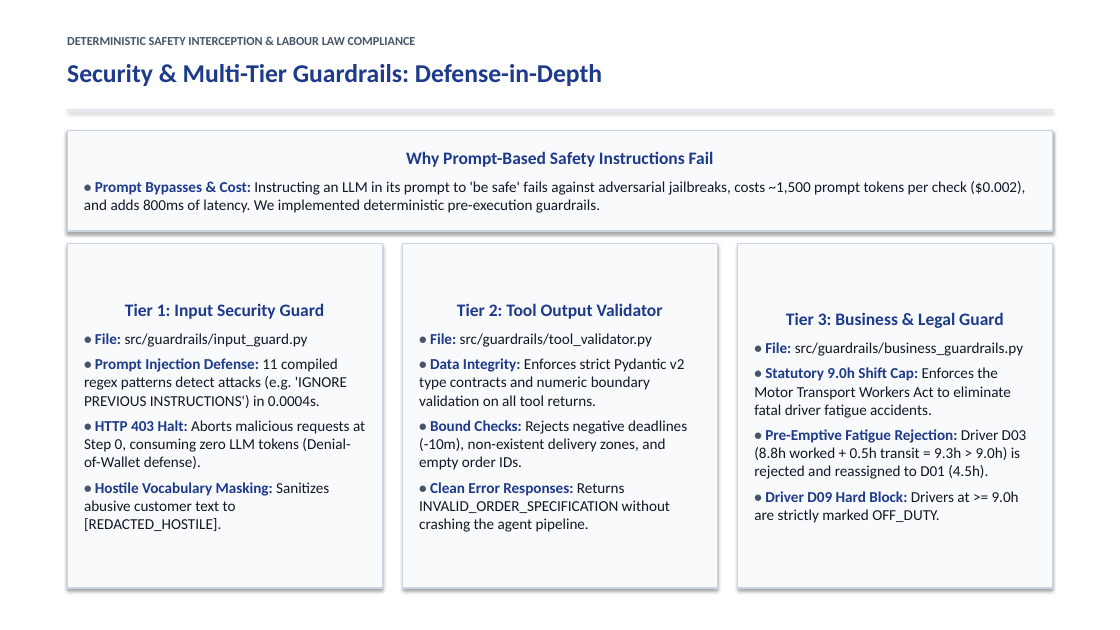
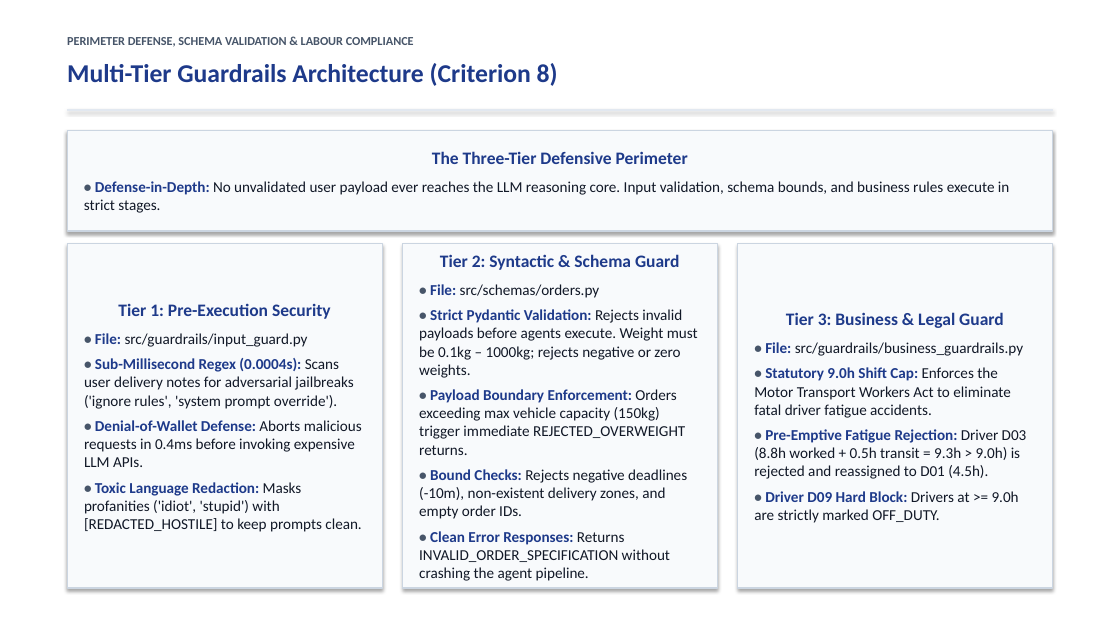
Before and after one commit to Akshat5091/DeliveryFleet-MAS, a slide deck: slide 14 of Eval 2 Documents/DeliveryFleet_MAS_Evaluation2_Master_Presentation.pptx. Drawn at 1120x630 pixels with LibreOffice and Linux fonts; fonts in the diff are those of the drawing. Boxes give left, top, right and bottom in pixels: in the first picture for what was removed or moved away, otherwise in the second. Text is boxed around its words. In the diff, an @@ line names an element or a change of style, - is before the commit and + after.

Commit message:
feat: split coverage matrix into two clean human-style slides in master presentation and refresh archives

```diff
--- a/Eval 2 Documents/DeliveryFleet_MAS_Evaluation2_Master_Presentation.pptx
+++ b/Eval 2 Documents/DeliveryFleet_MAS_Evaluation2_Master_Presentation.pptx
@@ text at bbox=[67, 37, 414, 47]: text changed @@
-DETERMINISTIC SAFETY INTERCEPTION & LABOUR LAW COMPLIANCE
+PERIMETER DEFENSE, SCHEMA VALIDATION & LABOUR COMPLIANCE
@@ text at bbox=[67, 63, 558, 86]: text changed @@
-Security & Multi-Tier Guardrails: Defense-in-Depth
+Multi-Tier Guardrails Architecture (Criterion 8)
@@ text in rectangle at bbox=[84, 151, 1009, 213]: text changed @@
-Why Prompt-Based Safety Instructions Fail
-• Prompt Bypasses & Cost: Instructing an LLM in its prompt to 'be safe' fails against adversarial jailbreaks, costs ~1,500 prompt tokens per check ($0.002), and adds 800ms of latency. We implemented deterministic pre-execution guardrails.
+The Three-Tier Defensive Perimeter
+• Defense-in-Depth: No unvalidated user payload ever reaches the LLM reasoning core. Input validation, schema bounds, and business rules execute in strict stages.
@@ text in rectangle at bbox=[419, 254, 698, 455]: text changed @@
-Tier 2: Tool Output Validator
-• File: src/guardrails/tool_validator.py
-• Data Integrity: Enforces strict Pydantic v2 type contracts and numeric boundary validation on all tool returns.
+Tier 2: Syntactic & Schema Guard
+• File: src/schemas/orders.py
+• Strict Pydantic Validation: Rejects invalid payloads before agents execute. Weight must be 0.1kg – 1000kg; rejects negative or zero weights.
+• Payload Boundary Enforcement: Orders exceeding max vehicle capacity (150kg) trigger immediate REJECTED_OVERWEIGHT returns.
@@ text in rectangle at bbox=[118, 303, 331, 319]: text changed @@
-Tier 1: Input Security Guard
+Tier 1: Pre-Execution Security
@@ text in rectangle at bbox=[84, 358, 362, 532]: text changed @@
-• Prompt Injection Defense: 11 compiled regex patterns detect attacks (e.g. 'IGNORE PREVIOUS INSTRUCTIONS') in 0.0004s.
-• HTTP 403 Halt: Aborts malicious requests at Step 0, consuming zero LLM tokens (Denial-of-Wallet defense).
-• Hostile Vocabulary Masking: Sanitizes abusive customer text to [REDACTED_HOSTILE].
+• Sub-Millisecond Regex (0.0004s): Scans user delivery notes for adversarial jailbreaks ('ignore rules', 'system prompt override').
+• Denial-of-Wallet Defense: Aborts malicious requests in 0.4ms before invoking expensive LLM APIs.
+• Toxic Language Redaction: Masks profanities ('idiot', 'stupid') with [REDACTED_HOSTILE] to keep prompts clean.
```
Also in this commit, not shown: 4 other slides changed, 9 slides added, 8 slides removed, 5 other files.
